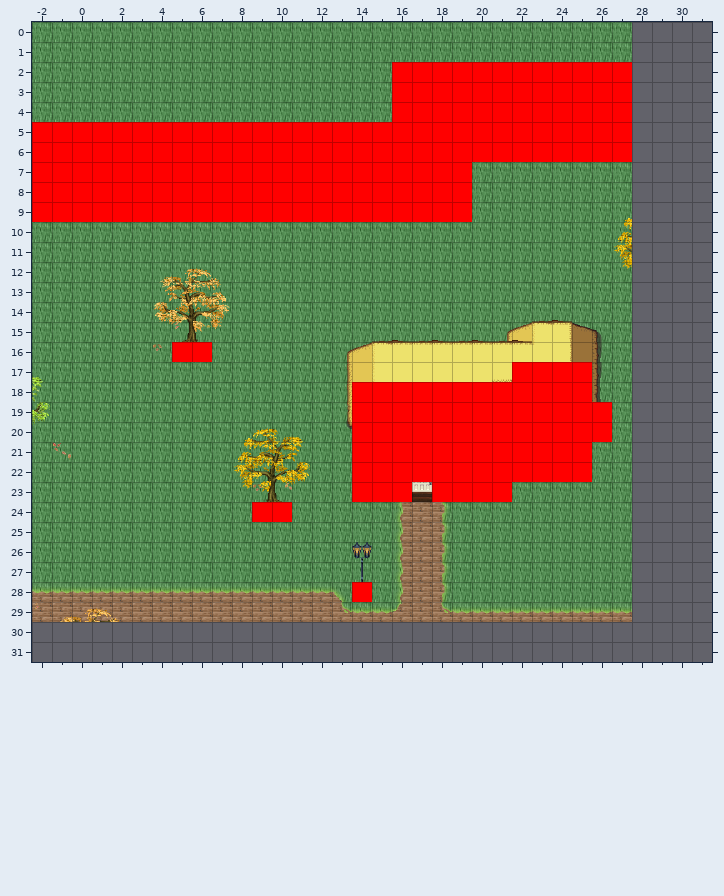
Two states of a Tiled map, AndorsTrail/res/xml/0_deniran_city_e2_x1_y0.tmx. Above is the file before it was changed.
Cells are 32x32 px. Shown: x -2..31, y 0..31. The old version is drawn lined up with the new one.
After:
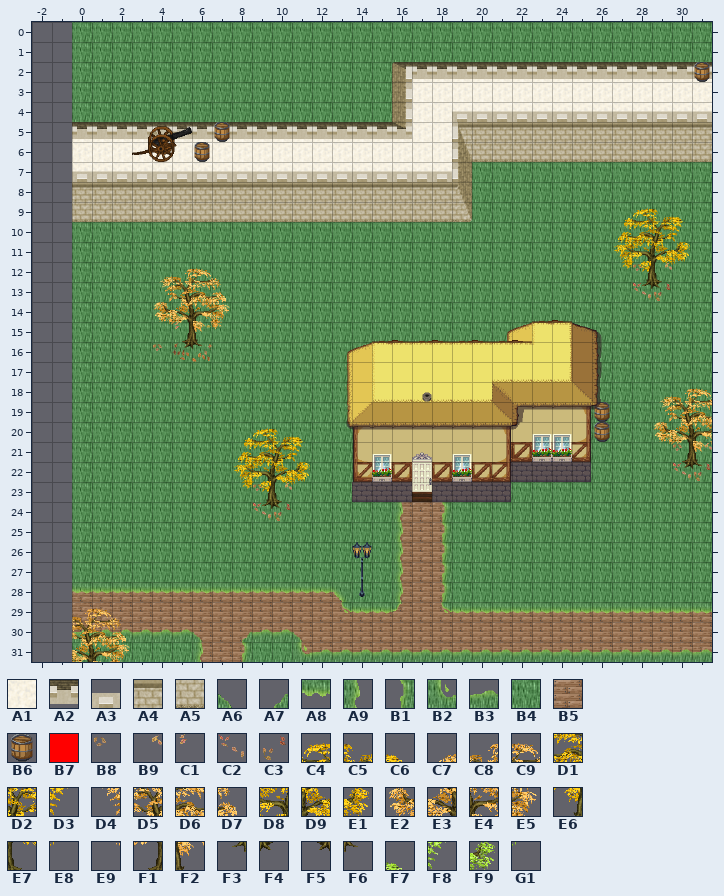
Key: from "tileset_building_castle": A1 100, A2 191, A3 271, A4 291, A5 311; from "tileset_ground_grass_corners": A6 22, A7 23; from "tileset_ground_grass_edges": A8 10, A9 21, B1 23, B2 33, B3 34; from "tileset_ground_ground": B4 1; from "tileset_ground_ground_3": B5 1; from "tileset_item_pot_barrels_1": B6 4; from "tileset_logic_collision": B7 0; from "tileset_plant_leaves": B8 0, B9 1, C1 2, C2 4, C3 5; from "tileset_plant_tree_fall_trees": C4 1, C5 2, C6 3, C7 4, C8 5, C9 6, D1 9, D2 10, D3 11, D4 12, D5 13, D6 14, D7 15, D8 17, D9 18, E1 19, E2 20, E3 21, E4 22, E5 23, E6 25, E7 26, E8 27, E9 28, F1 29, F2 30, F3 33, F4 34, F5 37, F6 38; from "tileset_plant_tree_locust_tree": F7 3, F8 7, F9 11, G1 15.
__ is an empty cell.
Tiles replaced or removed in this view: A8, B4, B5, B7, C1, C2, C7, F7, F8, F9, G1.
Difference:
Changed rows in their new state; .. is an unchanged cell.
map size 30x30 -> 32x32 cells (old content now starts at -2,0; both pictures use the new coordinates)
Layer "Ground":
first column x -2:
 0 __ __ .. .. .. .. .. .. .. .. .. .. .. .. .. .. .. .. .. .. .. .. .. .. .. .. .. .. .. .. B4 B4 B4 B4
 1 __ __ .. .. .. .. .. .. .. .. .. .. .. .. .. .. .. .. .. .. .. .. .. .. .. .. .. .. .. .. B4 B4 B4 B4
 2 __ __ .. .. .. .. .. .. .. .. .. .. .. .. .. .. .. .. .. .. .. .. .. .. .. .. .. .. .. .. A1 A1 A1 A1
 3 __ __ .. .. .. .. .. .. .. .. .. .. .. .. .. .. .. .. .. .. .. .. .. .. .. .. .. .. .. .. A1 A1 A1 A1
 4 __ __ .. .. .. .. .. .. .. .. .. .. .. .. .. .. .. .. .. .. .. .. .. .. .. .. .. .. .. .. A1 A1 A1 A1
 5 __ __ .. .. .. .. .. .. .. .. .. .. .. .. .. .. .. .. .. .. .. .. .. .. .. .. .. .. .. .. A4 A4 A4 A4
 6 __ __ .. .. .. .. .. .. .. .. .. .. .. .. .. .. .. .. .. .. .. .. .. .. .. .. .. .. .. .. A5 A5 A5 A5
 7 __ __ .. .. .. .. .. .. .. .. .. .. .. .. .. .. .. .. .. .. .. .. .. .. .. .. .. .. .. .. B4 B4 B4 B4
 8 __ __ .. .. .. .. .. .. .. .. .. .. .. .. .. .. .. .. .. .. .. .. .. .. .. .. .. .. .. .. B4 B4 B4 B4
 9 __ __ .. .. .. .. .. .. .. .. .. .. .. .. .. .. .. .. .. .. .. .. .. .. .. .. .. .. .. .. B4 B4 B4 B4
10 __ __ .. .. .. .. .. .. .. .. .. .. .. .. .. .. .. .. .. .. .. .. .. .. .. .. .. .. .. .. B4 B4 B4 B4
11 __ __ .. .. .. .. .. .. .. .. .. .. .. .. .. .. .. .. .. .. .. .. .. .. .. .. .. .. .. .. B4 B4 B4 B4
12 __ __ .. .. .. .. .. .. .. .. .. .. .. .. .. .. .. .. .. .. .. .. .. .. .. .. .. .. .. .. B4 B4 B4 B4
13 __ __ .. .. .. .. .. .. .. .. .. .. .. .. .. .. .. .. .. .. .. .. .. .. .. .. .. .. .. .. B4 B4 B4 B4
14 __ __ .. .. .. .. .. .. .. .. .. .. .. .. .. .. .. .. .. .. .. .. .. .. .. .. .. .. .. .. B4 B4 B4 B4
15 __ __ .. .. .. .. .. .. .. .. .. .. .. .. .. .. .. .. .. .. .. .. .. .. .. .. .. .. .. .. B4 B4 B4 B4
16 __ __ .. .. .. .. .. .. .. .. .. .. .. .. .. .. .. .. .. .. .. .. .. .. .. .. .. .. .. .. B4 B4 B4 B4
17 __ __ .. .. .. .. .. .. .. .. .. .. .. .. .. .. .. .. .. .. .. .. .. .. .. .. .. .. .. .. B4 B4 B4 B4
18 __ __ .. .. .. .. .. .. .. .. .. .. .. .. .. .. .. .. .. .. .. .. .. .. .. .. .. .. .. .. B4 B4 B4 B4
19 __ __ .. .. .. .. .. .. .. .. .. .. .. .. .. .. .. .. .. .. .. .. .. .. .. .. .. .. .. .. B4 B4 B4 B4
20 __ __ .. .. .. .. .. .. .. .. .. .. .. .. .. .. .. .. .. .. .. .. .. .. .. .. .. .. .. .. B4 B4 B4 B4
21 __ __ .. .. .. .. .. .. .. .. .. .. .. .. .. .. .. .. .. .. .. .. .. .. .. .. .. .. .. .. B4 B4 B4 B4
22 __ __ .. .. .. .. .. .. .. .. .. .. .. .. .. .. .. .. .. .. .. .. .. .. .. .. .. .. .. .. B4 B4 B4 B4
23 __ __ .. .. .. .. .. .. .. .. .. .. .. .. .. .. .. .. .. .. .. .. .. .. .. .. .. .. .. .. B4 B4 B4 B4
24 __ __ .. .. .. .. .. .. .. .. .. .. .. .. .. .. .. .. .. .. .. .. .. .. .. .. .. .. .. .. B4 B4 B4 B4
25 __ __ .. .. .. .. .. .. .. .. .. .. .. .. .. .. .. .. .. .. .. .. .. .. .. .. .. .. .. .. B4 B4 B4 B4
26 __ __ .. .. .. .. .. .. .. .. .. .. .. .. .. .. .. .. .. .. .. .. .. .. .. .. .. .. .. .. B4 B4 B4 B4
27 __ __ .. .. .. .. .. .. .. .. .. .. .. .. .. .. .. .. .. .. .. .. .. .. .. .. .. .. .. .. B4 B4 B4 B4
28 __ __ .. .. .. .. .. .. .. .. .. .. .. .. .. .. .. .. .. .. .. .. .. .. .. .. .. .. .. .. B4 B4 B4 B4
29 __ __ .. .. .. .. .. .. .. .. .. .. .. .. .. .. .. .. .. .. .. .. .. .. .. .. .. .. .. .. B5 B5 B5 B5
30 .. .. B5 B5 B5 B5 B5 B5 B5 B5 B5 B5 B5 B5 B5 B5 B5 B5 B5 B5 B5 B5 B5 B5 B5 B5 B5 B5 B5 B5 B5 B5 B5 B5
31 .. .. B4 B4 B4 B4 B4 B4 B5 B5 B5 B4 B4 B5 B5 B5 B5 B5 B5 B5 B5 B5 B5 B5 B5 B5 B5 B5 B5 B5 B5 B5 B5 B5
Layer "Object":
first column x -2:
 2 .. .. .. .. .. .. .. .. .. .. .. .. .. .. .. .. .. .. .. .. .. .. .. .. .. .. .. .. .. .. A2 A2 A2 A2
 4 .. .. .. .. .. .. .. .. .. .. .. .. .. .. .. .. .. .. .. .. .. .. .. .. .. .. .. .. .. .. A3 A3 A3 A3
 5 __ __ .. .. .. .. .. .. .. .. .. .. .. .. .. .. .. .. .. .. .. .. .. .. .. .. .. .. .. .. .. .. .. ..
 7 __ __ .. .. .. .. .. .. .. .. .. .. .. .. .. .. .. .. .. .. .. .. .. .. .. .. .. .. .. .. .. .. .. ..
first column x 30:
22 F5 F6
first column x -2:
28 __ __ .. .. .. .. .. .. .. .. .. .. .. .. .. .. .. .. .. .. .. .. .. .. .. .. .. .. .. .. .. .. .. ..
29 .. .. .. .. .. .. .. .. .. .. .. .. .. .. .. .. .. .. .. .. .. .. .. .. .. .. .. .. .. .. A8 A8 A8 A8
30 .. .. B3 B3 B3 B3 B3 B3 A6 .. A7 B3 B3 A6 .. .. .. .. .. .. .. .. .. .. .. .. .. .. .. .. .. .. .. ..
31 .. .. .. .. .. .. .. .. A9 .. B1 .. .. B2 B3 B3 B3 B3 B3 B3 B3 B3 B3 B3 B3 B3 B3 B3 B3 B3 B3 B3 B3 B3
Layer "Object2":
first column x 31:
 2 B6
first column x 28:
12 B8 B9
13 C2 C3
first column x -1:
21 __ .. .. .. .. .. .. .. .. .. .. .. .. .. .. .. .. .. .. .. .. .. .. .. .. .. .. .. .. .. .. B8 B9
22 .. .. .. .. .. .. .. .. .. .. .. .. .. .. .. .. .. .. .. .. .. .. .. .. .. .. .. .. .. .. .. C2 C3
first column x -2:
29 __
Layer "Above":
first column x 28:
 9 C4 C5 C6
10 D1 D2 D3
11 D8 D9 E1
12 E6 E7 E8
13 F3 F4 ..
first column x -2:
17 __ .. .. .. .. .. .. .. .. .. .. .. .. .. .. .. .. .. .. .. .. .. .. .. .. .. .. .. .. .. .. .. .. ..
18 __ .. .. .. .. .. .. .. .. .. .. .. .. .. .. .. .. .. .. .. .. .. .. .. .. .. .. .. .. .. .. C7 C8 C9
19 __ .. .. .. .. .. .. .. .. .. .. .. .. .. .. .. .. .. .. .. .. .. .. .. .. .. .. .. .. .. .. D4 D5 D6
20 __ .. .. .. .. .. .. .. .. .. .. .. .. .. .. .. .. .. .. .. .. .. .. .. .. .. .. .. .. .. .. E2 E3 E4
21 .. .. .. .. .. .. .. .. .. .. .. .. .. .. .. .. .. .. .. .. .. .. .. .. .. .. .. .. .. .. .. E9 F1 F2
first column x -1:
29 __ .. .. ..
30 .. D5 D6 D7
31 .. E3 E4 E5
Layer "Walkable" (now hidden):
first column x -2:
 2 .. .. .. .. .. .. .. .. .. .. .. .. .. .. .. .. .. .. __ __ __ __ __ __ __ __ __ __ __ __
 3 .. .. .. .. .. .. .. .. .. .. .. .. .. .. .. .. .. .. __ __ __ __ __ __ __ __ __ __ __ __
 4 .. .. .. .. .. .. .. .. .. .. .. .. .. .. .. .. .. .. __ __ __ __ __ __ __ __ __ __ __ __
 5 __ __ __ __ __ __ __ __ __ __ __ __ __ __ __ __ __ __ __ __ __ __ __ __ __ __ __ __ __ __
 6 __ __ __ __ __ __ __ __ __ __ __ __ __ __ __ __ __ __ __ __ __ __ __ __ __ __ __ __ __ __
 7 __ __ __ __ __ __ __ __ __ __ __ __ __ __ __ __ __ __ __ __ __ __ .. .. .. .. .. .. .. ..
 8 __ __ __ __ __ __ __ __ __ __ __ __ __ __ __ __ __ __ __ __ __ __ .. .. .. .. .. .. .. ..
 9 __ __ __ __ __ __ __ __ __ __ __ __ __ __ __ __ __ __ __ __ __ __ .. .. .. .. .. .. .. ..
first column x 5:
16 __ __ .. .. .. .. .. .. .. .. .. .. .. .. .. .. .. .. .. .. .. ..
17 .. .. .. .. .. .. .. .. .. .. .. .. .. .. .. .. .. __ __ __ __ ..
18 .. .. .. .. .. .. .. .. .. __ __ __ __ __ __ __ __ __ __ __ __ ..
19 .. .. .. .. .. .. .. .. .. __ __ __ __ __ __ __ __ __ __ __ __ __
20 .. .. .. .. .. .. .. .. .. __ __ __ __ __ __ __ __ __ __ __ __ __
21 .. .. .. .. .. .. .. .. .. __ __ __ __ __ __ __ __ __ __ __ __ ..
22 .. .. .. .. .. .. .. .. .. __ __ __ __ __ __ __ __ __ __ __ __ ..
23 .. .. .. .. .. .. .. .. .. __ __ __ .. __ __ __ __ .. .. .. .. ..
24 .. .. .. .. __ __ .. .. .. .. .. .. .. .. .. .. .. .. .. .. .. ..
first column x 14:
28 __
Where, in picture pixels (left, top, right, bottom), the same in both pictures:
changed: (32, 22, 712, 662)
